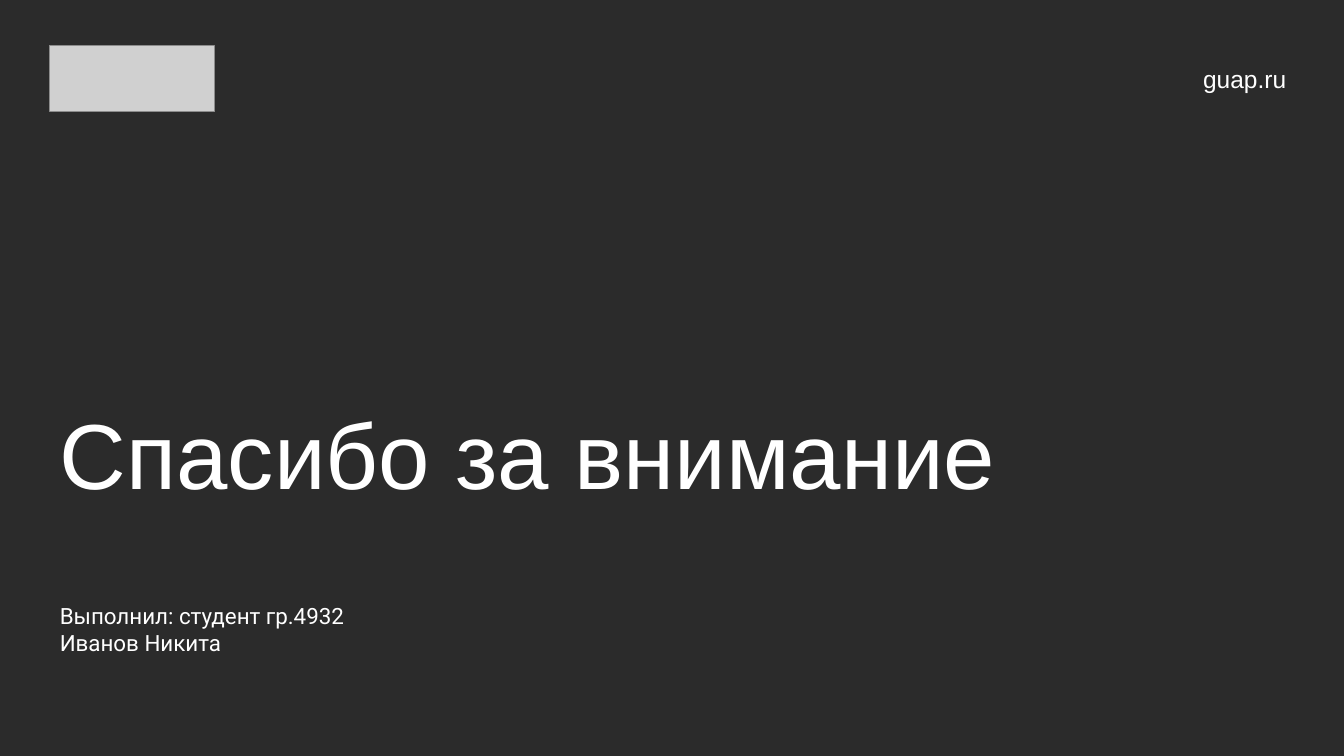
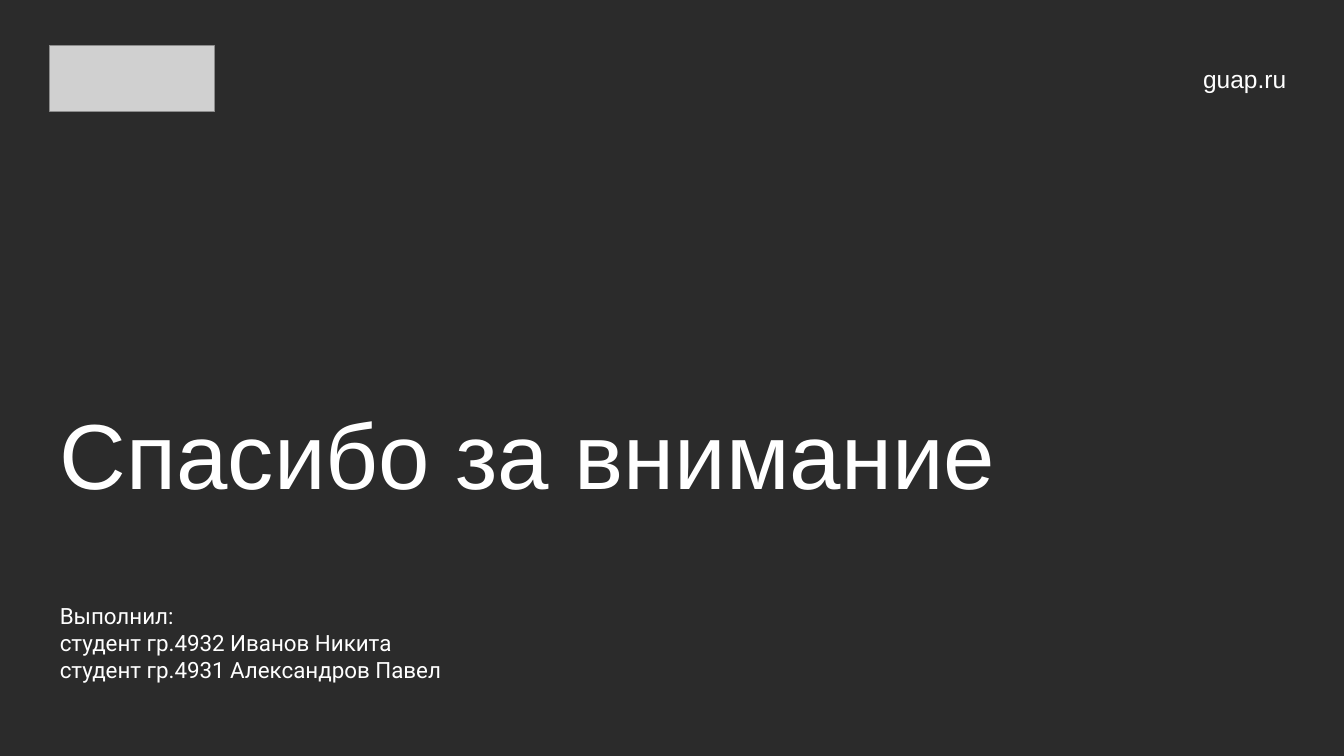
Before and after one commit to limenitiz/trains-web-app, a slide deck: slide 15 of doc/Введение_в_разработку_корпоративных_приложений_на_Java.pptx (slide 11 before the commit). Drawn at 1344x756 pixels with LibreOffice and Linux fonts; fonts in the diff are those of the drawing; grey boxes stand for pictures; background and template pictures are left out; a plain dark background stands for a picture behind light text. Boxes give left, top, right and bottom in pixels: in the first picture for what was removed or moved away, otherwise in the second. Text is boxed around its words. In the diff, an @@ line names an element or a change of style, - is before the commit and + after.

```diff
--- a/doc/Введение_в_разработку_корпоративных_приложений_на_Java.pptx
+++ b/doc/Введение_в_разработку_корпоративных_приложений_на_Java.pptx
@@ text at [60, 608, 441, 683]: text changed @@
-Выполнил: студент гр.4932
-Иванов Никита
+Выполнил:
+студент гр.4932 Иванов Никита
+студент гр.4931 Александров Павел
```
Also in this commit, not shown: 10 other slides changed, 4 slides added, 14 other files.
